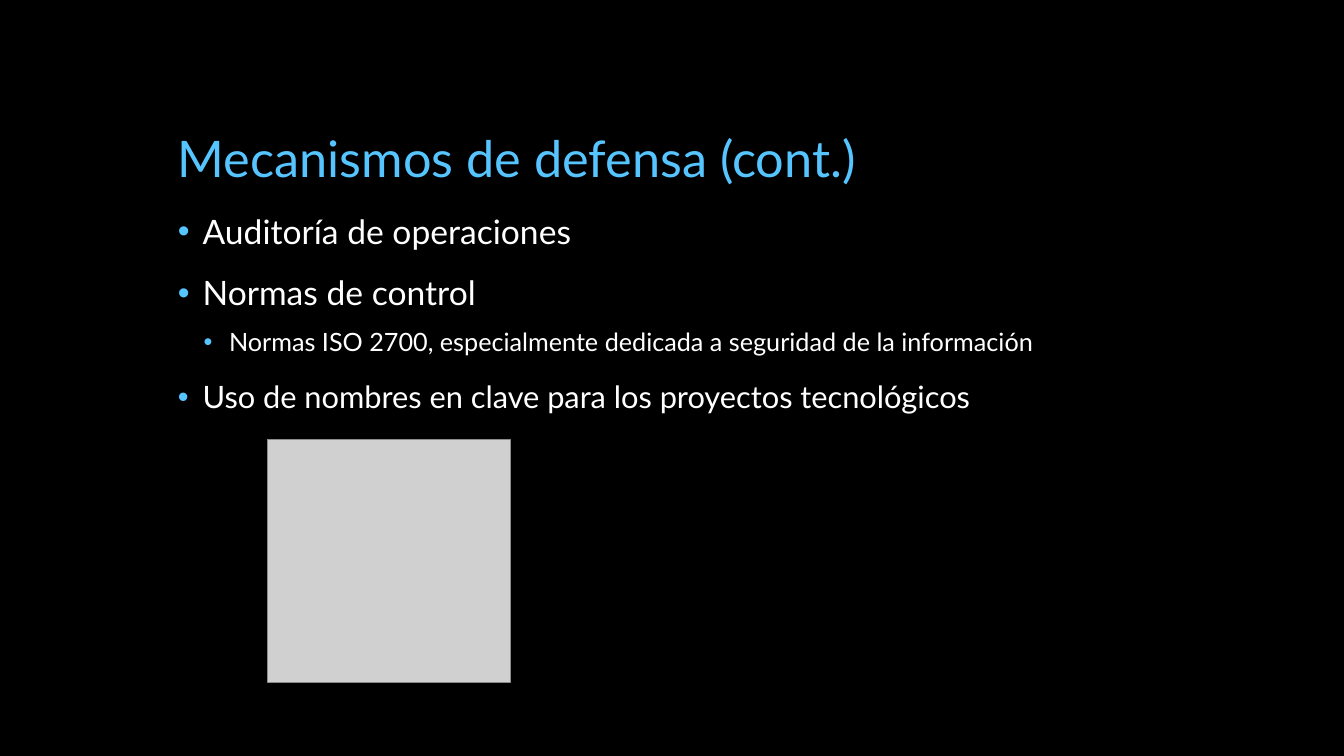
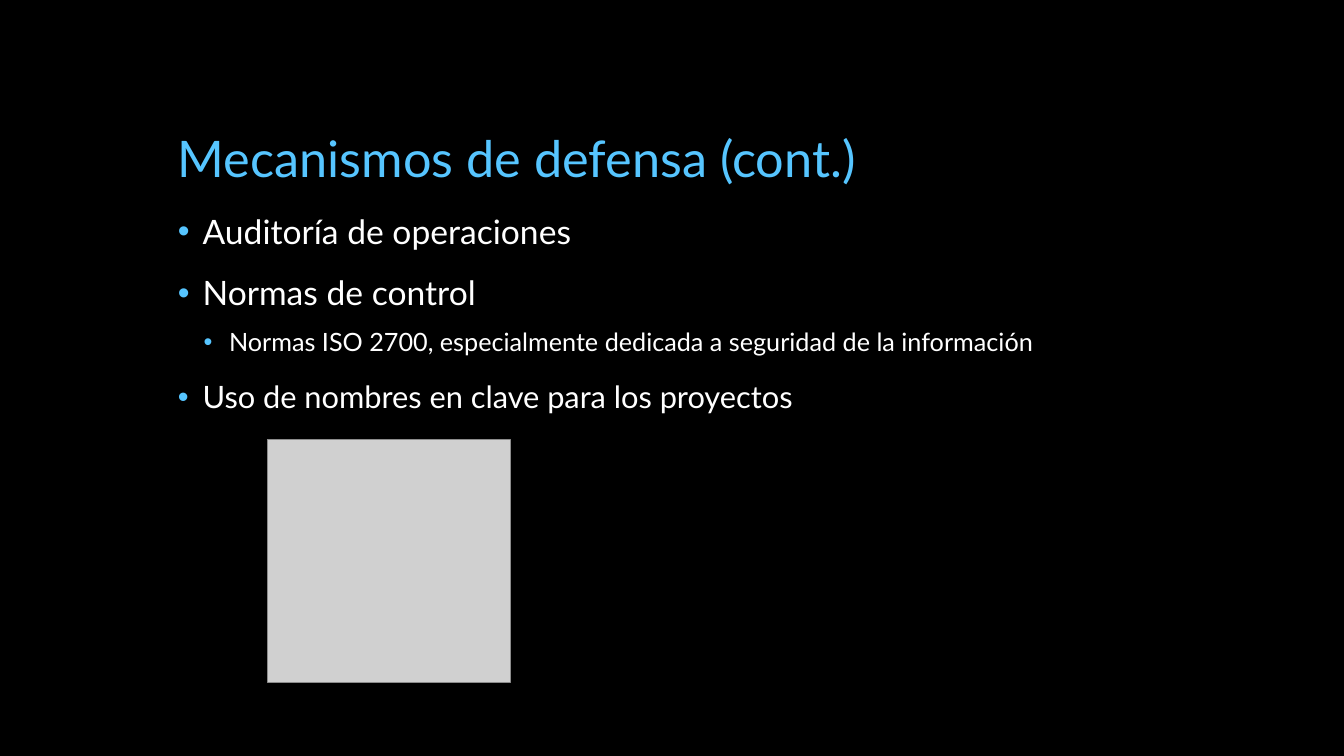
Before and after one commit to miparnisari/implantaciondesistemas, a slide deck: slide 30 of Presentacion/Fuga de Información.pptx (slide 29 before the commit). Drawn at 1344x756 pixels with LibreOffice and Linux fonts; fonts in the diff are those of the drawing; grey boxes stand for pictures; background and template pictures are left out. Boxes give left, top, right and bottom in pixels: in the first picture for what was removed or moved away, otherwise in the second. Text is boxed around its words. In the diff, an @@ line names an element or a change of style, - is before the commit and + after.

```diff
--- a/Presentacion/Fuga de Información.pptx
+++ b/Presentacion/Fuga de Información.pptx
@@ text at box(203, 385, 793, 414): text changed @@
-• Uso de nombres en clave para los proyectos tecnológicos
+• Uso de nombres en clave para los proyectos
```
Also in this commit, not shown: 1 other slide changed, 1 slide added.
